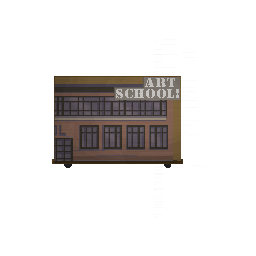
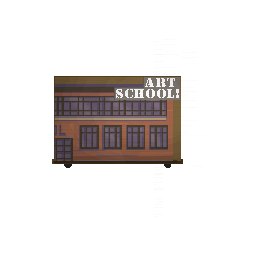
Layered file, before and after one edit (w=256, h=256). Changes by layer:
"Art School!": opacity 60% → 100% over (x1=116, y1=78, x2=179, y2=98)
painted on "Layer 11" over (x1=54, y1=84, x2=179, y2=161)
